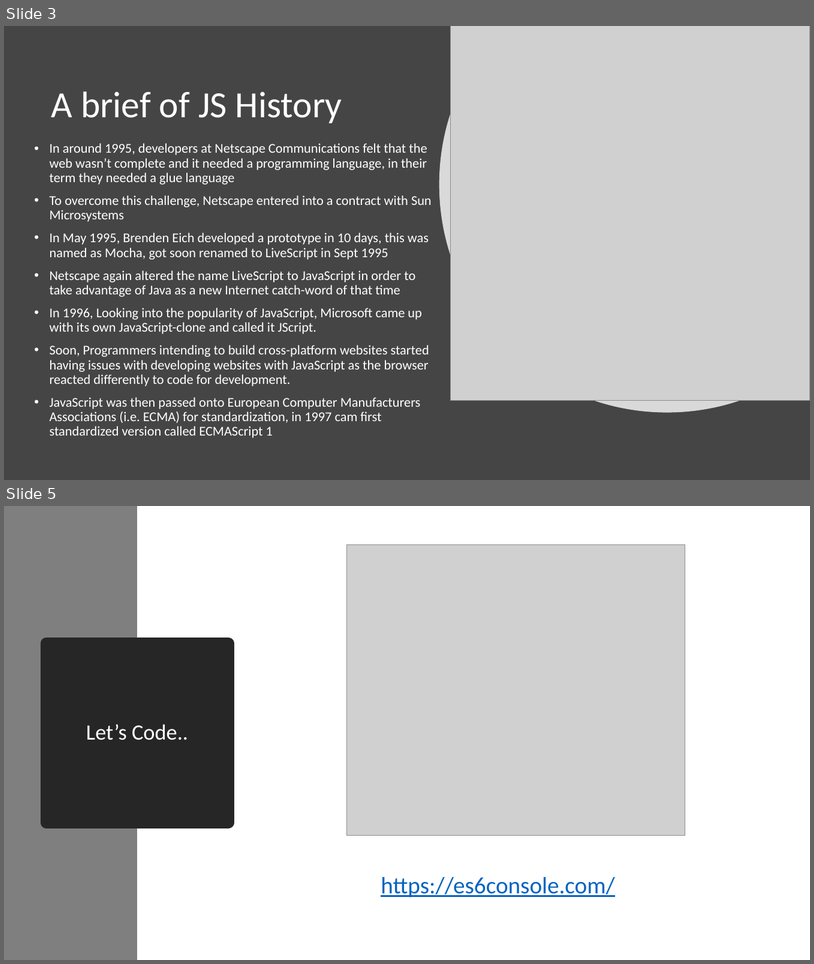
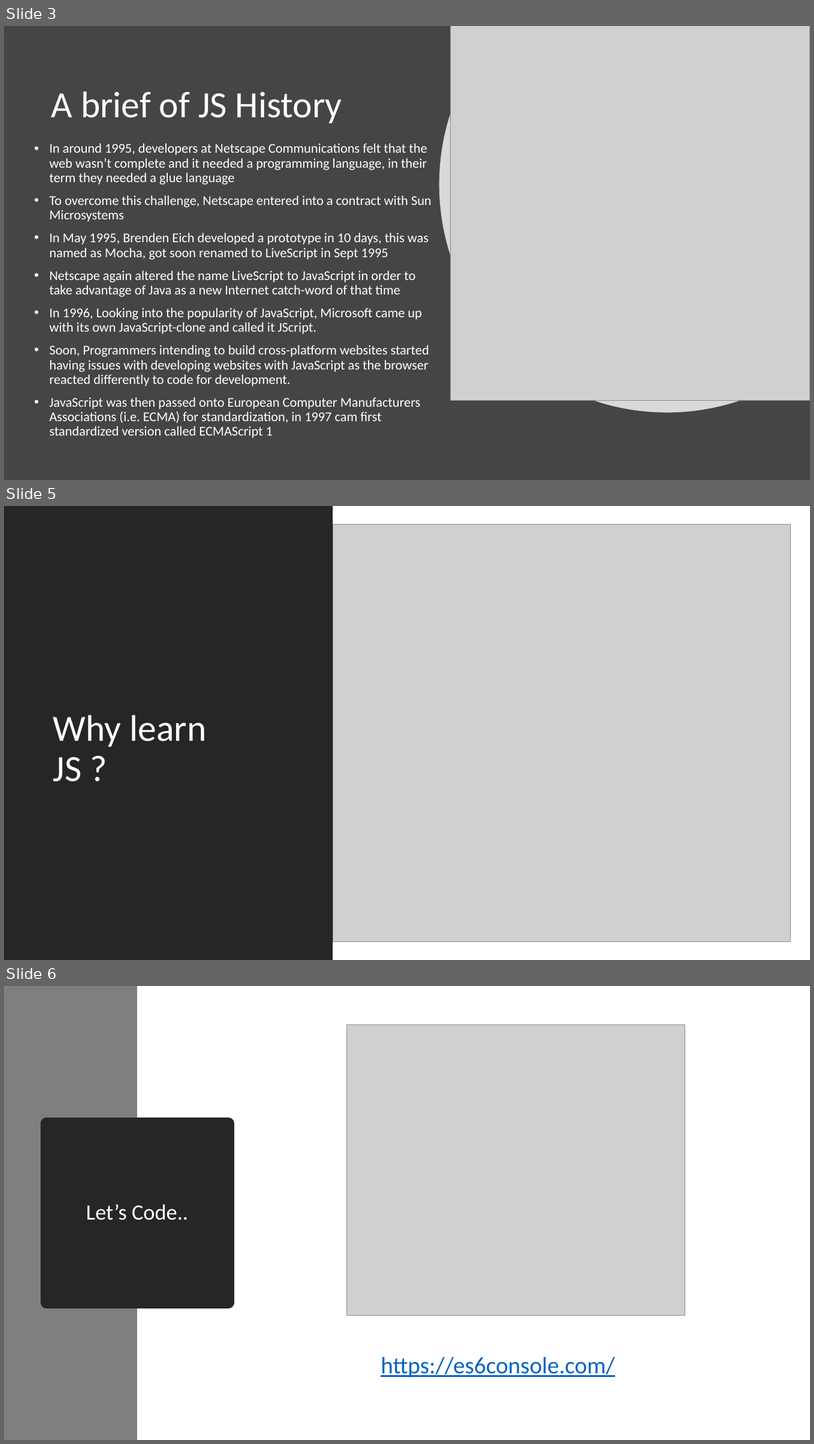
Before and after one commit to ved740/modern-js-session, a slide deck: Modern JavaScript.pptx. Shown one above the other, each under a label of ours: slides 3 and 5 before the commit, slides 3, 5 and 6 after it; the slides between them are not shown. The pictures are 814x964 and 814x1444 pixels, drawn with LibreOffice and Linux fonts; fonts in the diff are those of the drawing; grey boxes stand for pictures. Boxes give left, top, right and bottom in pixels: in the first picture for what was removed or moved away, otherwise in the second. Text is boxed around its words. In the diff, an @@ line names an element or a change of style, - is before the commit and + after.

```diff
--- a/Modern JavaScript.pptx
+++ b/Modern JavaScript.pptx
@@ slide 5 added at box(4, 506, 810, 960), background #FFFFFF @@
@@ rectangle added at box(4, 506, 333, 960), fill #262626 @@
@@ picture added at box(333, 525, 791, 942) @@
@@ title added at box(53, 715, 207, 781), 44 pt, text #FFFFFF @@
+Why learn
+JS ?
@@ what was slide 5 is now slide 6 @@
```
Also in this commit, not shown: 6 slides changed, 2 other files.
